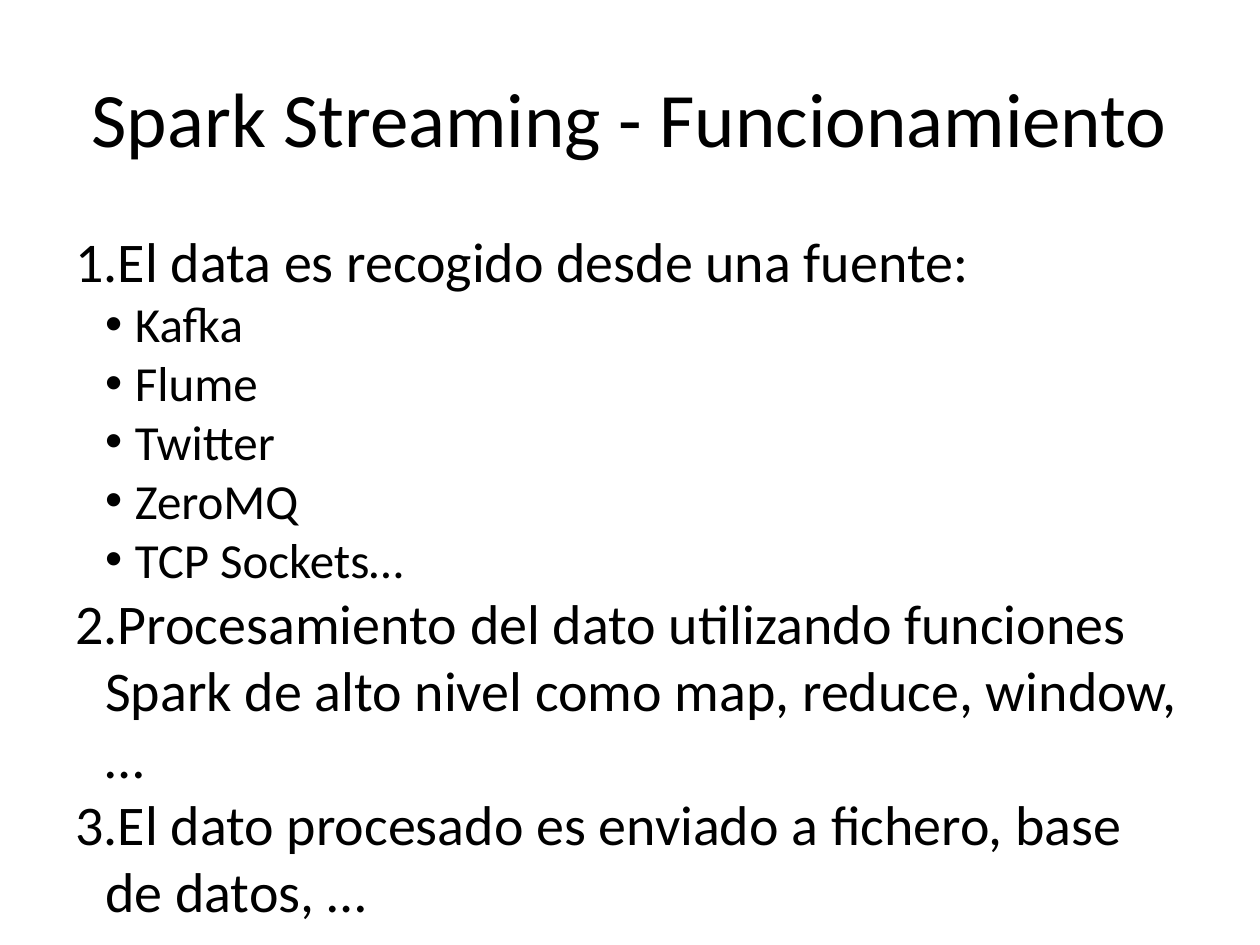
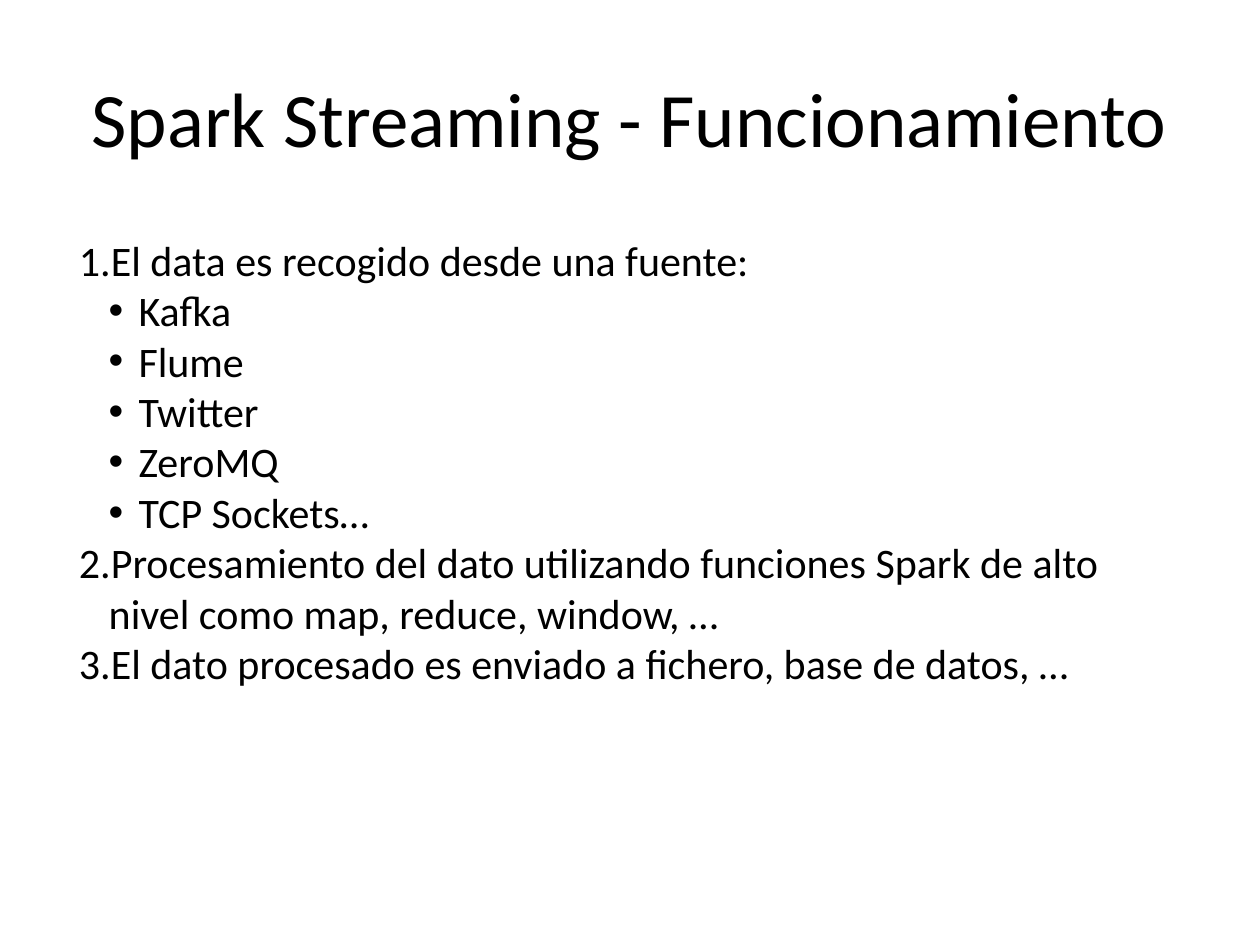
Before and after one commit to chicochica10/utad-spark-ml, a slide deck: slide 6 of apuntes-df-streaming/Spark Streaming.pptx. Drawn at 1260x945 pixels with LibreOffice and Linux fonts; fonts in the diff are those of the drawing. Boxes give left, top, right and bottom in pixels: in the first picture for what was removed or moved away, otherwise in the second. Text is boxed around its words. In the diff, an @@ line names an element or a change of style, - is before the commit and + after.

```diff
--- a/apuntes-df-streaming/Spark Streaming.pptx
+++ b/apuntes-df-streaming/Spark Streaming.pptx
@@ text "El data es recogido desde ..." at (79,246,1099,686): size 32 to 24 pt in "El data es recogido desde una fuente:", "Procesamiento del dato utilizando funciones Spark de ...", "El dato procesado es enviado a fichero, ..."; size 28 to 24 pt in "Kafka", "Flume", "Twitter", "ZeroMQ" and 1 more places @@
```
Also in this commit, not shown: 31 other slides changed, 14 other files.
